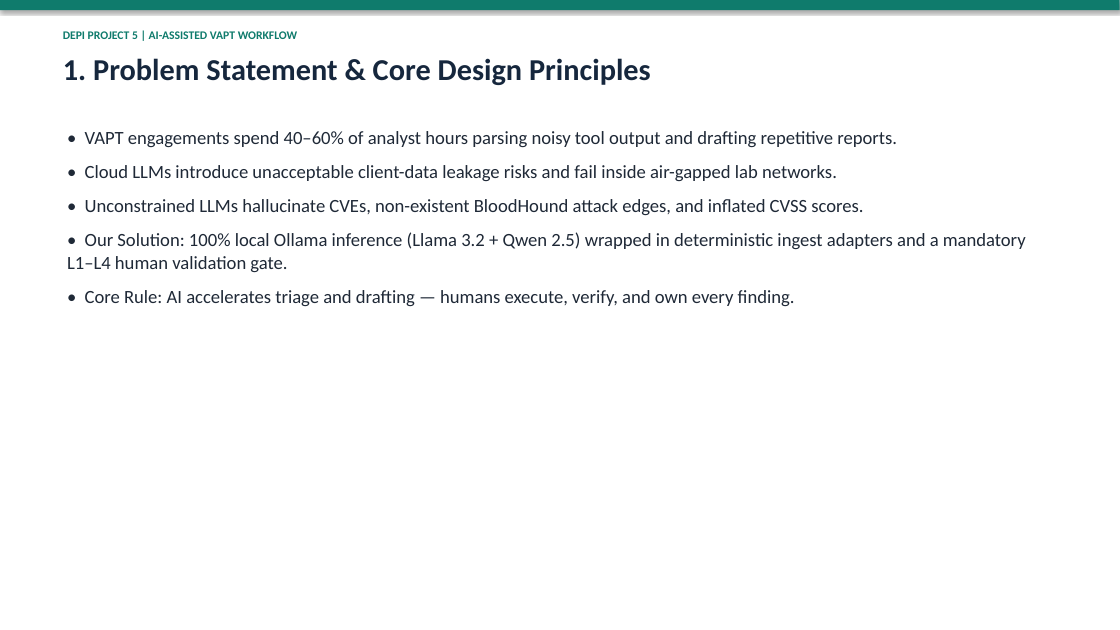
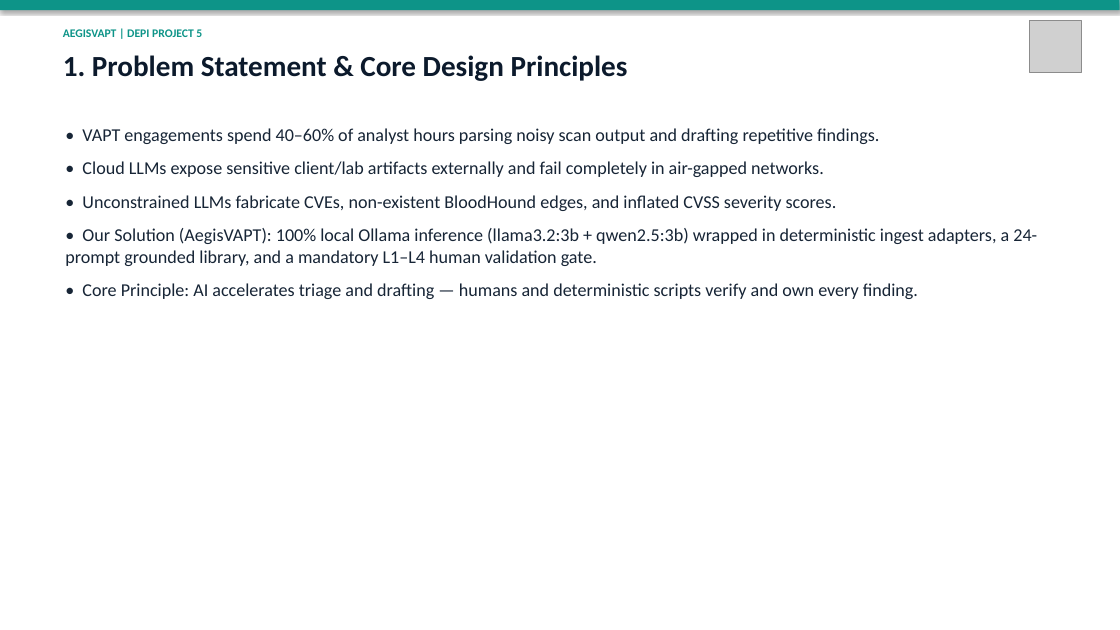
Before and after one commit to 7adadd/AI-Assisted-VAPT-Automation-Reporting-Workflow, a slide deck: slide 2 of deliverables/DEPI-Project5-Presentation.pptx. Drawn at 1120x630 pixels with LibreOffice and Linux fonts; fonts in the diff are those of the drawing; grey boxes stand for pictures. Boxes give left, top, right and bottom in pixels: in the first picture for what was removed or moved away, otherwise in the second. Text is boxed around its words. In the diff, an @@ line names an element or a change of style, - is before the commit and + after.

Commit message:
Polish AegisVAPT UI & logo, fix API/dashboard/graph/PoC bugs, add 15-slide deck & Arabic defense guide

```diff
--- a/deliverables/DEPI-Project5-Presentation.pptx
+++ b/deliverables/DEPI-Project5-Presentation.pptx
@@ rectangle at (0, 0, 1120, 10): fill #0F7B6C to #0D9488 @@
@@ text at (63, 29, 202, 37): text changed; text colour #0F7B6C to #0D9488 @@
-DEPI PROJECT 5 | AI-ASSISTED VAPT WORKFLOW
+AEGISVAPT | DEPI PROJECT 5
@@ picture added at (1029, 20, 1081, 72) @@
@@ text "1. Problem Statement & Core ..." at (63, 55, 628, 81): size 26 to 25 pt, text colour #16273D to #0C1A2C @@
@@ text at (65, 128, 1037, 299): text changed; size 16 to 15.5 pt; text colour #1F2937 to #172536 @@
-• VAPT engagements spend 40–60% of analyst hours parsing noisy tool output and drafting repetitive reports.
-• Cloud LLMs introduce unacceptable client-data leakage risks and fail inside air-gapped lab networks.
-• Unconstrained LLMs hallucinate CVEs, non-existent BloodHound attack edges, and inflated CVSS scores.
-• Our Solution: 100% local Ollama inference (Llama 3.2 + Qwen 2.5) wrapped in deterministic ingest adapters and a mandatory L1–L4 human validation gate.
-• Core Rule: AI accelerates triage and drafting — humans execute, verify, and own every finding.
+• VAPT engagements spend 40–60% of analyst hours parsing noisy scan output and drafting repetitive findings.
+• Cloud LLMs expose sensitive client/lab artifacts externally and fail completely in air-gapped networks.
+• Unconstrained LLMs fabricate CVEs, non-existent BloodHound edges, and inflated CVSS severity scores.
+• Our Solution (AegisVAPT): 100% local Ollama inference (llama3.2:3b + qwen2.5:3b) wrapped in deterministic ingest adapters, a 24-prompt grounded library, and a mandatory L1–L4 human validation gate.
+• Core Principle: AI accelerates triage and drafting — humans and deterministic scripts verify and own every finding.
```
Also in this commit, not shown: 9 other slides changed, 5 slides added, 2 slides removed, 22 other files.
